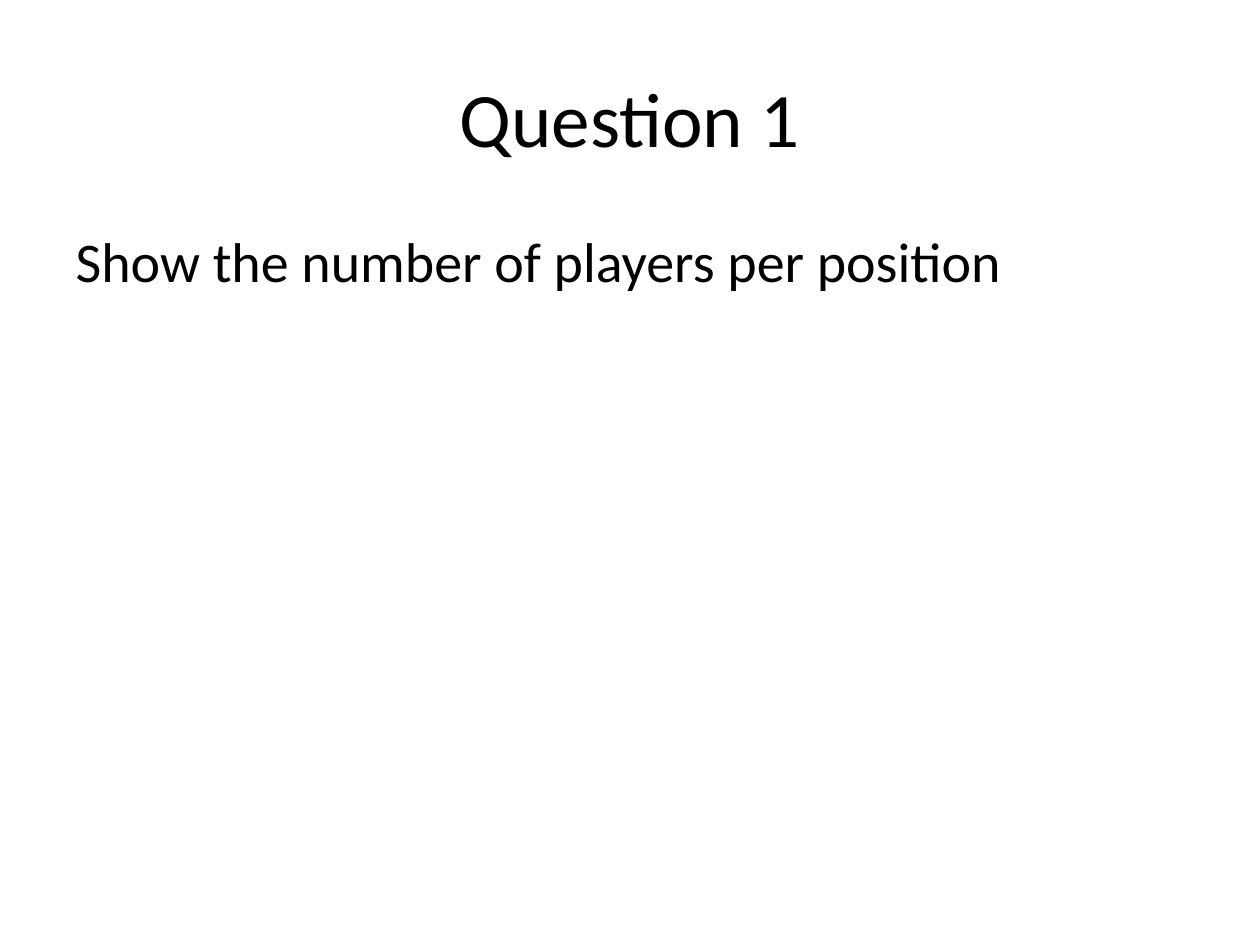
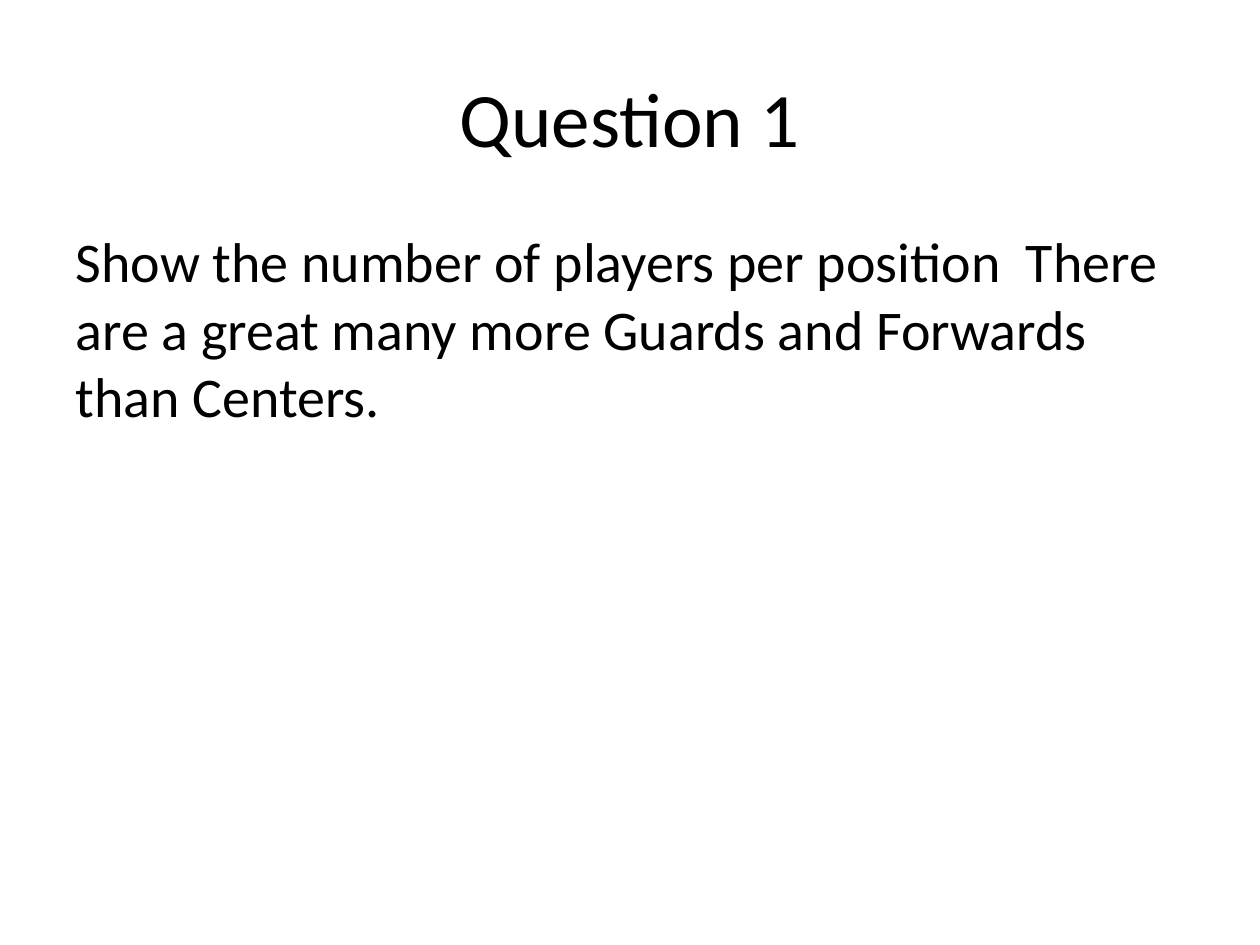
Before and after one commit to rmpalmer/MDS-6306-Doing-Data-Science-Fall-2019, a slide deck: slide 3 of Unit 2/Richard_Palmer_LiveSession_2.pptx. Drawn at 1260x945 pixels with LibreOffice and Linux fonts; fonts in the diff are those of the drawing. Boxes give left, top, right and bottom in pixels: in the first picture for what was removed or moved away, otherwise in the second. Text is boxed around its words. In the diff, an @@ line names an element or a change of style, - is before the commit and + after.

```diff
--- a/Unit 2/Richard_Palmer_LiveSession_2.pptx
+++ b/Unit 2/Richard_Palmer_LiveSession_2.pptx
@@ text at box(76, 243, 1157, 418): text changed @@
-Show the number of players per position
+Show the number of players per position There are a great many more Guards and Forwards than Centers.
```
Also in this commit, not shown: 7 other slides changed, 1 slide added, 6 slides removed, 1 other file.
